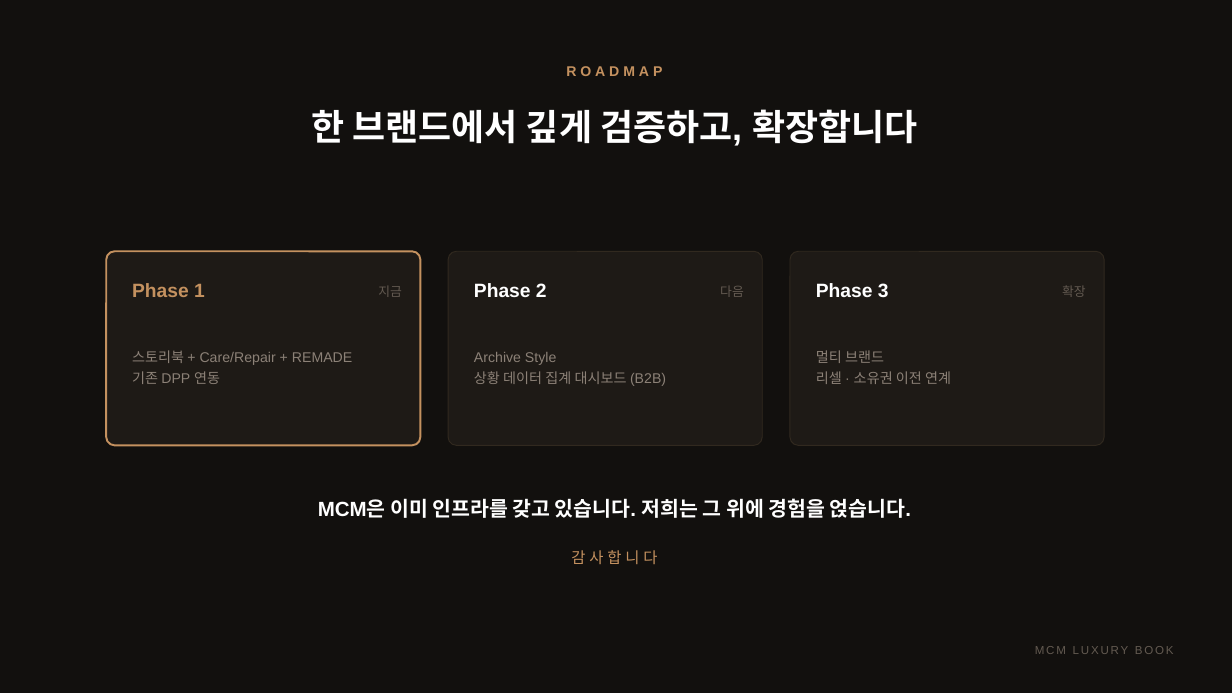
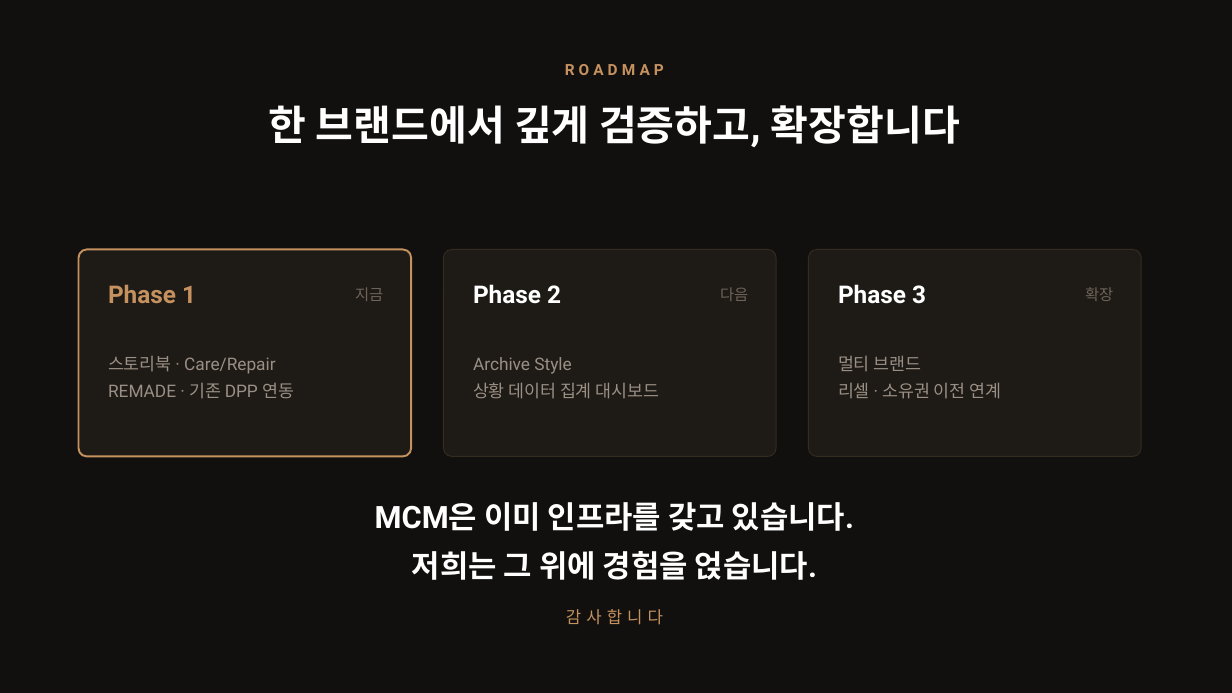
Before and after one commit to elominatedCloud/likeGonzi, a slide deck: slide 22 of docs/ir/MCM_Luxury_Book_IR.pptx (slide 19 before the commit). Drawn at 1232x693 pixels with LibreOffice and Linux fonts; fonts in the diff are those of the drawing; background and template pictures are left out. Boxes give left, top, right and bottom in pixels: in the first picture for what was removed or moved away, otherwise in the second. Text is boxed around its words. In the diff, an @@ line names an element or a change of style, - is before the commit and + after.

```diff
--- a/docs/ir/MCM_Luxury_Book_IR.pptx
+++ b/docs/ir/MCM_Luxury_Book_IR.pptx
@@ text "ROADMAP" at [565,64,664,75]: size 11 to 12 pt, font Arial to Roboto, letter spacing 3 to 3.2 pt @@
@@ text "한 브랜드에서 깊게 검증하고, 확장합니다": place and size @@
-text "한 브랜드에서 깊게 검증하고, 확장합니다" at [312,109,917,146]
+text "한 브랜드에서 깊게 검증하고, 확장합니다" at [269,105,960,147]
@@ text "한 브랜드에서 깊게 검증하고, 확장합니다" at [269,105,960,147]: size 28 to 32 pt, font Arial to Roboto; line spacing 37.5pt to 42.2pt @@
@@ rounded rectangle: place and size @@
-rounded rectangle at [106,251,421,445]
+rounded rectangle at [79,250,411,457]
@@ rounded rectangle at [79,250,411,457]: outline #31291F 0.75 pt to #C4915F 1.5 pt; proportions changed @@
@@ rounded rectangle removed at [106,251,421,445] @@
@@ rounded rectangle: place and size @@
-rounded rectangle at [448,251,762,445]
+rounded rectangle at [444,250,776,457]
@@ rounded rectangle at [444,250,776,457]: outline #31291F 0.75 pt to #342B21 0.75 pt; proportions changed @@
@@ rounded rectangle at [809,250,1141,457]: outline #31291F 0.75 pt to #342B21 0.75 pt; proportions changed @@
@@ rounded rectangle: place and size @@
-rounded rectangle at [790,251,1104,445]
+rounded rectangle at [809,250,1141,457]
@@ text "Phase 1": place and size @@
-text "Phase 1" at [132,283,205,297]
+text "Phase 1" at [108,284,196,303]
@@ text "지금": place and size @@
-text "지금" at [378,286,402,297]
+text "지금" at [355,287,383,301]
@@ size 15 to 19 pt, font Arial to Roboto in 3 elements at [473,284,561,304], [108,284,196,303], [838,284,926,304] @@
@@ text "Phase 3": place and size @@
-text "Phase 3" at [816,283,889,297]
+text "Phase 3" at [838,284,926,304]
@@ size 10 to 12 pt, font Arial to Roboto, text colour #635A51 to #6E6459 in 3 elements at [720,287,748,301], [355,287,383,301], [1085,287,1113,301] @@
@@ text "확장": place and size @@
-text "확장" at [1062,286,1086,297]
+text "확장" at [1085,287,1113,301]
@@ text at [108,356,294,398]: text changed; size 11 to 13.5 pt; font Arial to Roboto; text colour #8C8177 to #9A8F84 @@
-스토리북 + Care/Repair + REMADE
-기존 DPP 연동
+스토리북 · Care/Repair
+REMADE · 기존 DPP 연동
@@ text at [473,357,571,374]: size 11 to 13.5 pt, font Arial to Roboto, text colour #8C8177 to #9A8F84 in "Archive Style"; line spacing 17pt to 21pt @@
@@ text "멀티 브랜드": place and size @@
-text "멀티 브랜드" at [816,350,951,384]
+text "멀티 브랜드" at [838,356,1001,399]
@@ text "멀티 브랜드" at [838,356,1001,399]: size 11 to 13.5 pt, font Arial to Roboto, text colour #8C8177 to #9A8F84; line spacing 17pt to 21pt @@
@@ text at [473,382,659,399]: text changed; size 11 to 13.5 pt; font Arial to Roboto; text colour #8C8177 to #9A8F84 @@
-상황 데이터 집계 대시보드 (B2B)
+상황 데이터 집계 대시보드
@@ text at [375,502,854,580]: text changed; size 16 to 24 pt; font Arial to Roboto @@
-MCM은 이미 인프라를 갖고 있습니다. 저희는 그 위에 경험을 얹습니다.
+MCM은 이미 인프라를 갖고 있습니다.
+저희는 그 위에 경험을 얹습니다.
@@ text "감사합니다": place and size @@
-text "감사합니다" at [571,550,657,564]
+text "감사합니다" at [566,609,663,625]
@@ text "감사합니다" at [566,609,663,625]: size 12 to 13 pt, font Arial to Roboto, letter spacing 3 to 4 pt @@
@@ text removed at [1035,646,1174,654] @@
-MCM LUXURY BOOK
```
Also in this commit, not shown: 12 other slides changed, 9 slides added, 6 slides removed, 5 other files.
